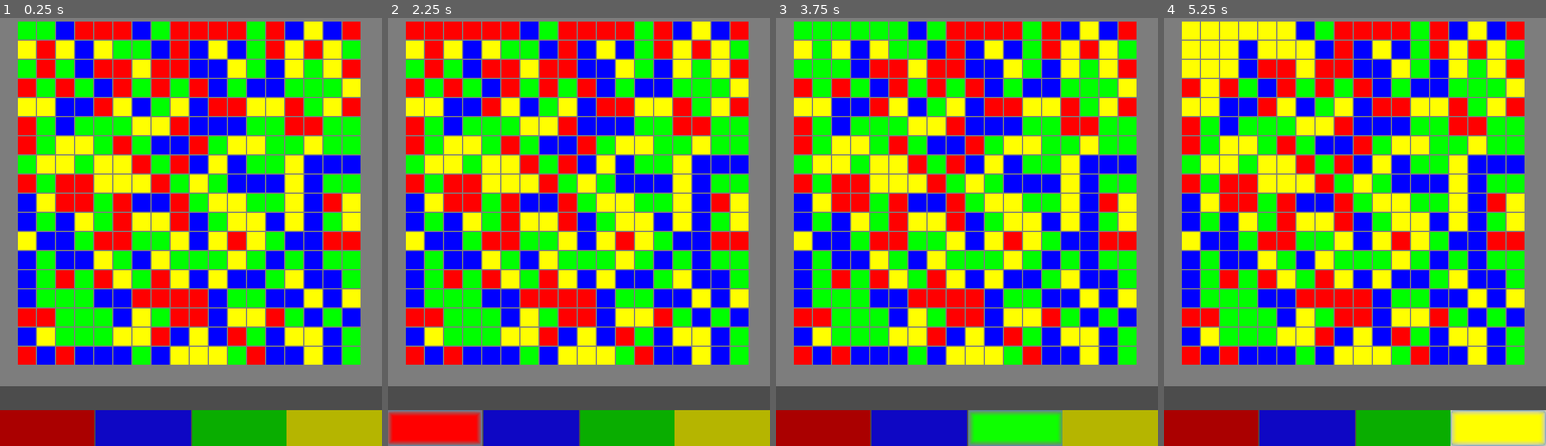
Above: before the commit, frames 1-4 (left to right).
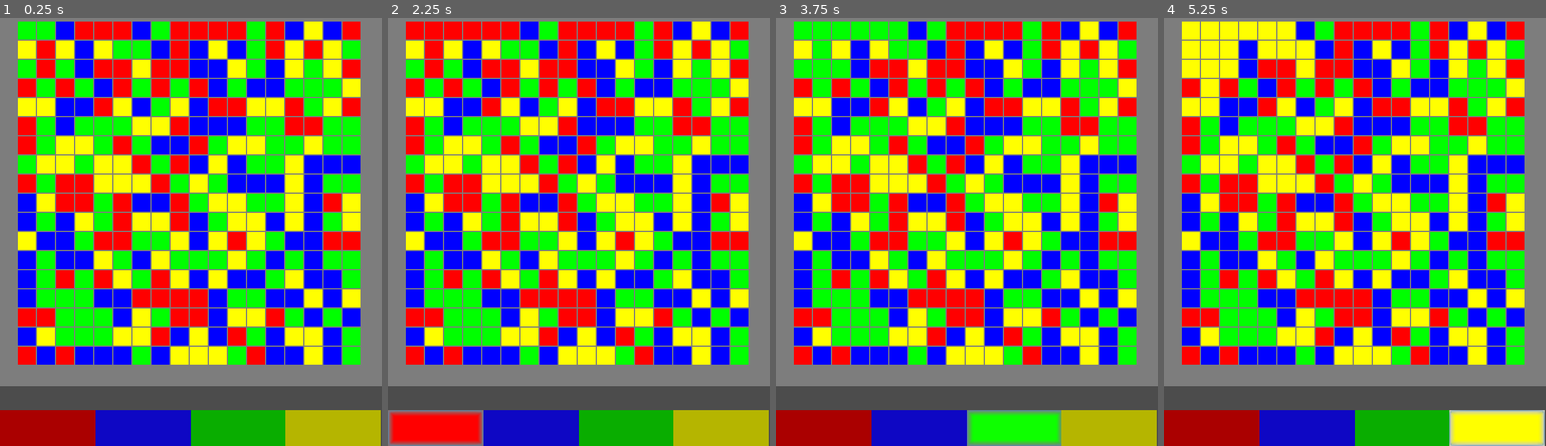
Above: after the commit, the same moments.

Repository: Tranquility2/Satiata
Game: Godot game, scene res://MainScene.tscn
Two runs of this game, one before a commit and one after it. Both use one fixed random seed, a clock stepped at 60 frames per second and the inputs below.
Inputs (mouse positions are in pixels of both pictures, inside the frame that each line leads up to; where the layout moved, square brackets give the same spot in the first picture):
- Up to frame 1 (0.25 s): no input
- Up to frame 2 (2.25 s): click (533, 428) at 0.5 s; click (533, 428) at 1.25 s; click (433, 428) at 2 s
- Up to frame 3 (3.75 s): click (821, 428) at 2.75 s; click (1012, 428) [1016, 428] at 3.5 s
- Up to frame 4 (5.25 s): click (1400, 428) [1404, 428] at 4.25 s; click (1496, 428) [1500, 428] at 5 s

The runs differ from the first frame. In frame 1, 0.1% of the frame differs, in the area x 24-100%, y 91-100%; in frame 2, 0.3%; in frame 3, 0.3%; in frame 4, 0.3%.

Commit message:
Minor update

Diff:
--- a/MainScene.tscn
+++ b/MainScene.tscn
@@ -114,43 +114,42 @@
 margin_left = 80.0
 margin_right = 160.0
 margin_bottom = 30.0
-custom_styles/hover = SubResource( 17 )
-custom_styles/pressed = SubResource( 11 )
-custom_styles/normal = SubResource( 16 )
+custom_styles/hover = SubResource( 2 )
+custom_styles/pressed = SubResource( 3 )
+custom_styles/normal = SubResource( 4 )
 __meta__ = {
 "_edit_use_anchors_": false
 }
 
 [node name="ButtonRed" type="Button" parent="ButtonsArea"]
-material = SubResource( 9 )
-margin_left = -0.561234
-margin_right = 79.4388
+material = SubResource( 6 )
+margin_right = 80.0
 margin_bottom = 30.0
-custom_styles/hover = SubResource( 14 )
-custom_styles/pressed = SubResource( 10 )
-custom_styles/normal = SubResource( 3 )
+custom_styles/hover = SubResource( 7 )
+custom_styles/pressed = SubResource( 8 )
+custom_styles/normal = SubResource( 9 )
 __meta__ = {
 "_edit_use_anchors_": false
 }
 
 [node name="ButtonGreen" type="Button" parent="ButtonsArea"]
-margin_left = 160.561
-margin_right = 240.561
+margin_left = 160.0
+margin_right = 240.0
 margin_bottom = 30.0
-custom_styles/hover = SubResource( 19 )
-custom_styles/pressed = SubResource( 12 )
+custom_styles/hover = SubResource( 10 )
+custom_styles/pressed = SubResource( 11 )
 custom_styles/normal = ExtResource( 5 )
 __meta__ = {
 "_edit_use_anchors_": false
 }
 
 [node name="ButtonYellow" type="Button" parent="ButtonsArea"]
-margin_left = 240.0
-margin_right = 320.0
+margin_left = 239.439
+margin_right = 319.439
 margin_bottom = 30.0
-custom_styles/hover = SubResource( 18 )
+custom_styles/hover = SubResource( 12 )
 custom_styles/pressed = SubResource( 13 )
-custom_styles/normal = SubResource( 6 )
+custom_styles/normal = SubResource( 14 )
 __meta__ = {
 "_edit_use_anchors_": false
 }
Not shown: 6 places in MainScene.tscn that only renumber resources
